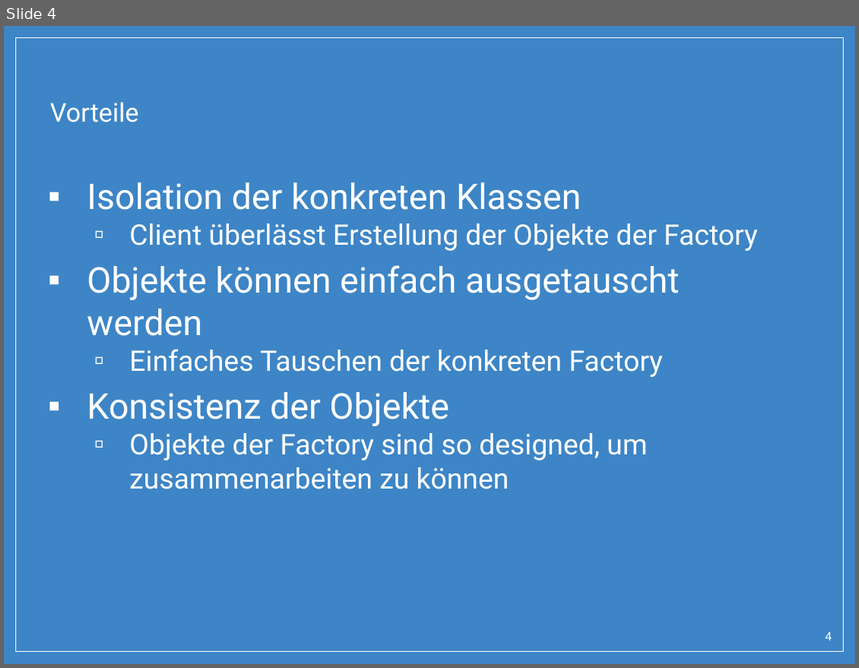
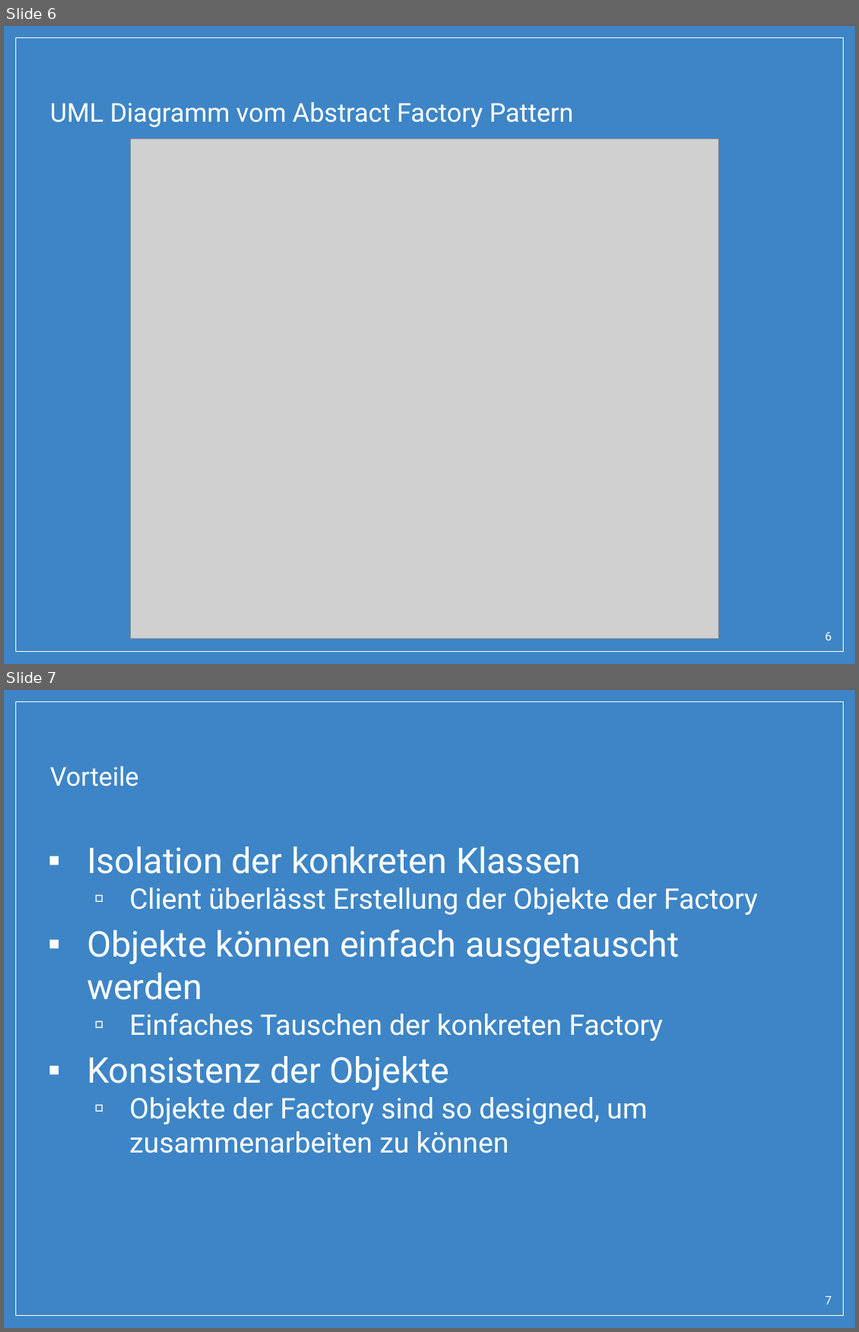
Before and after one commit to SimonPrimetzhofer/AbstractFactory-Pattern, a slide deck: Abstract_Factory.pptx. Shown one above the other, each under a label of ours: slide 4 before the commit, slides 6 and 7 after it. The pictures are 859x668 and 859x1332 pixels, drawn with LibreOffice and Linux fonts; fonts in the diff are those of the drawing; grey boxes stand for pictures; background and template pictures are left out. Boxes give left, top, right and bottom in pixels: in the first picture for what was removed or moved away, otherwise in the second. Text is boxed around its words. In the diff, an @@ line names an element or a change of style, - is before the commit and + after.

```diff
--- a/Abstract_Factory.pptx
+++ b/Abstract_Factory.pptx
@@ slide 6 added at box(4, 26, 855, 664), background picture (left out); not listed: 1 template element that a slide beside it also shows @@
@@ title added at box(50, 102, 574, 128), 22 pt, text #FFFFFF @@
+UML Diagramm vom Abstract Factory Pattern
@@ picture added at box(131, 138, 718, 639) @@
@@ page number added at box(826, 632, 832, 641), 10 pt, text #FFFFFF @@
+6
@@ what was slide 4 is now slide 7 @@
@@ page number at box(826, 1296, 832, 1305): text changed @@
-4
+7
```
Also in this commit, not shown: 4 slides changed, 4 other slides added, 3 other files.
